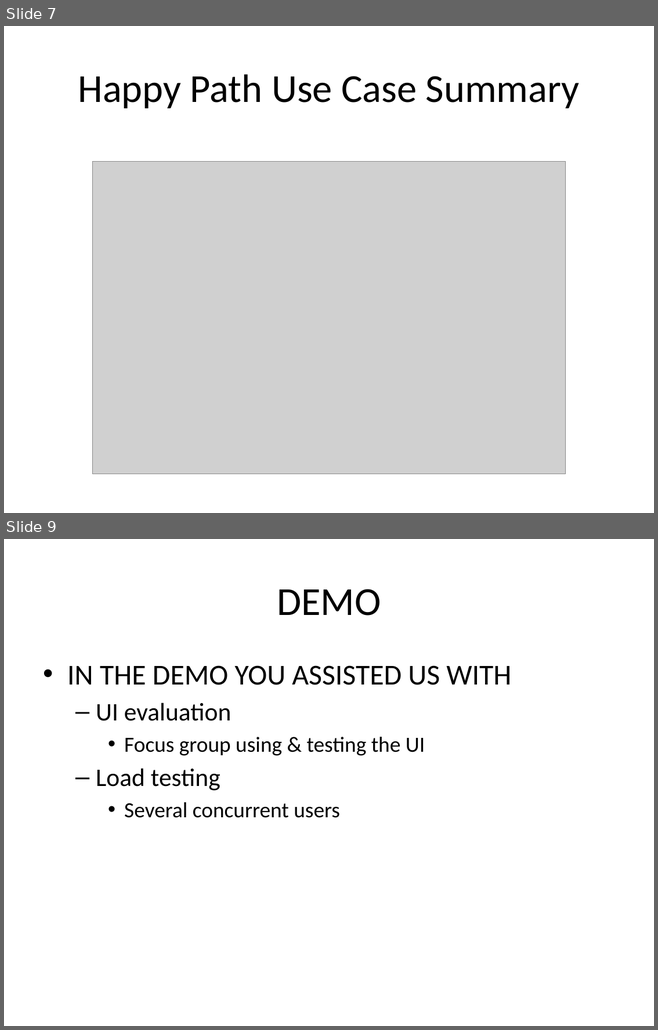
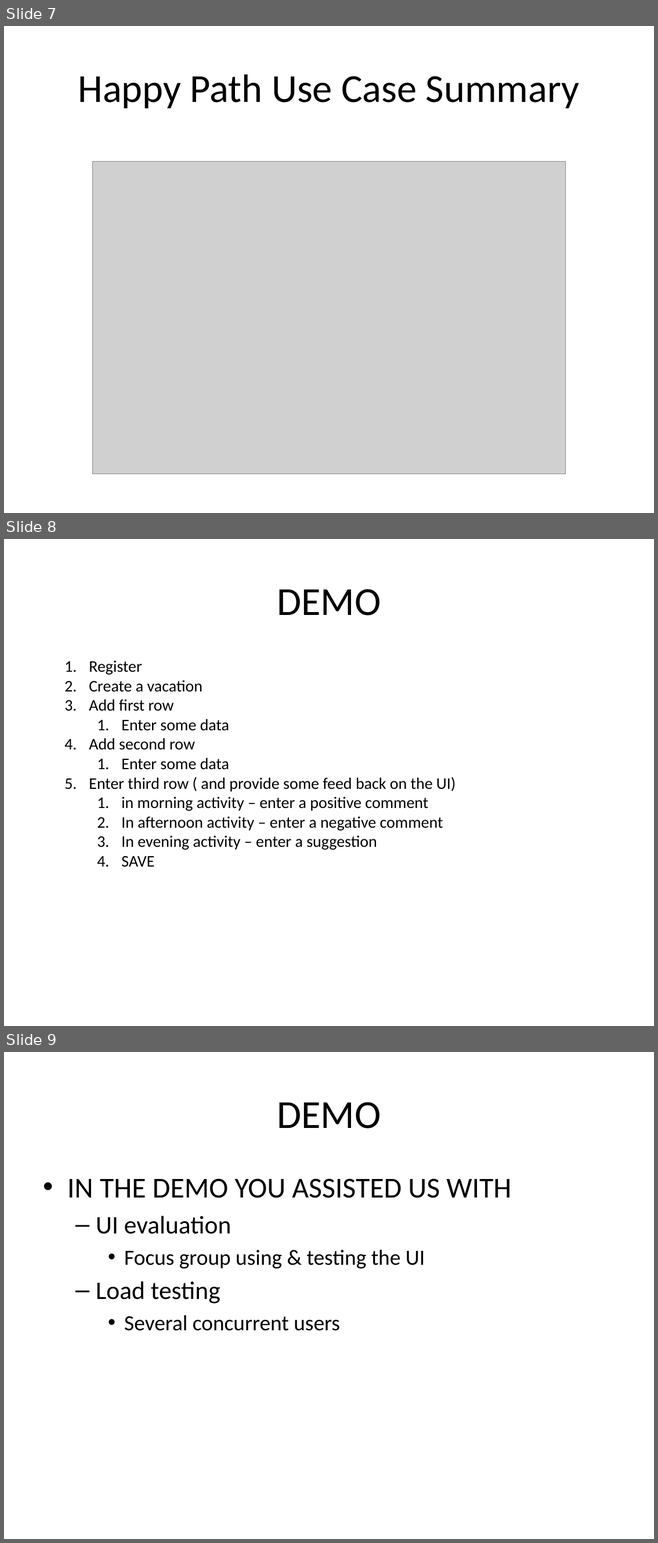
Before and after one commit to dreamer42/SEIS752-Vacation, a slide deck: docs/Presentation.pptx. Shown one above the other, each under a label of ours: slides 7 and 9 before the commit, slides 7, 8 and 9 after it; the slides between them are not shown. The pictures are 658x1030 and 658x1543 pixels, drawn with LibreOffice and Linux fonts; fonts in the diff are those of the drawing; grey boxes stand for pictures. Boxes give left, top, right and bottom in pixels: in the first picture for what was removed or moved away, otherwise in the second. Text is boxed around its words. In the diff, an @@ line names an element or a change of style, - is before the commit and + after.

```diff
--- a/docs/Presentation.pptx
+++ b/docs/Presentation.pptx
@@ slide 8 added at <box>4,539,654,1026</box>, background #FFFFFF @@
@@ title added at <box>277,589,380,616</box>, 44 pt, text #000000 @@
+DEMO
@@ text added at <box>89,660,455,867</box>, 18 pt, text #000000 @@
+1. Register
+2. Create a vacation
+3. Add first row
+  1. Enter some data
+4. Add second row
+  1. Enter some data
+5. Enter third row ( and provide some feed back on the UI)
+  1. in morning activity – enter a positive comment
+  2. In afternoon activity – enter a negative comment
+  3. In evening activity – enter a suggestion
+  4. SAVE
```
Also in this commit, not shown: 2 slides changed, 4 other slides added, 3 slides removed, 1 other file.
